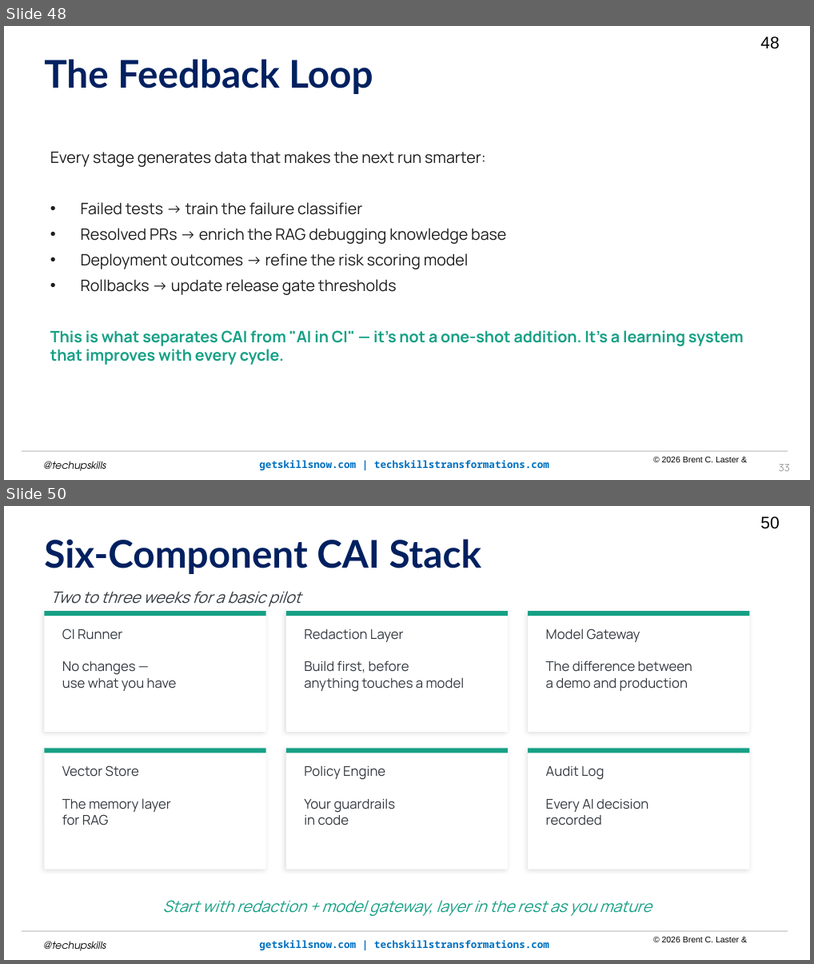
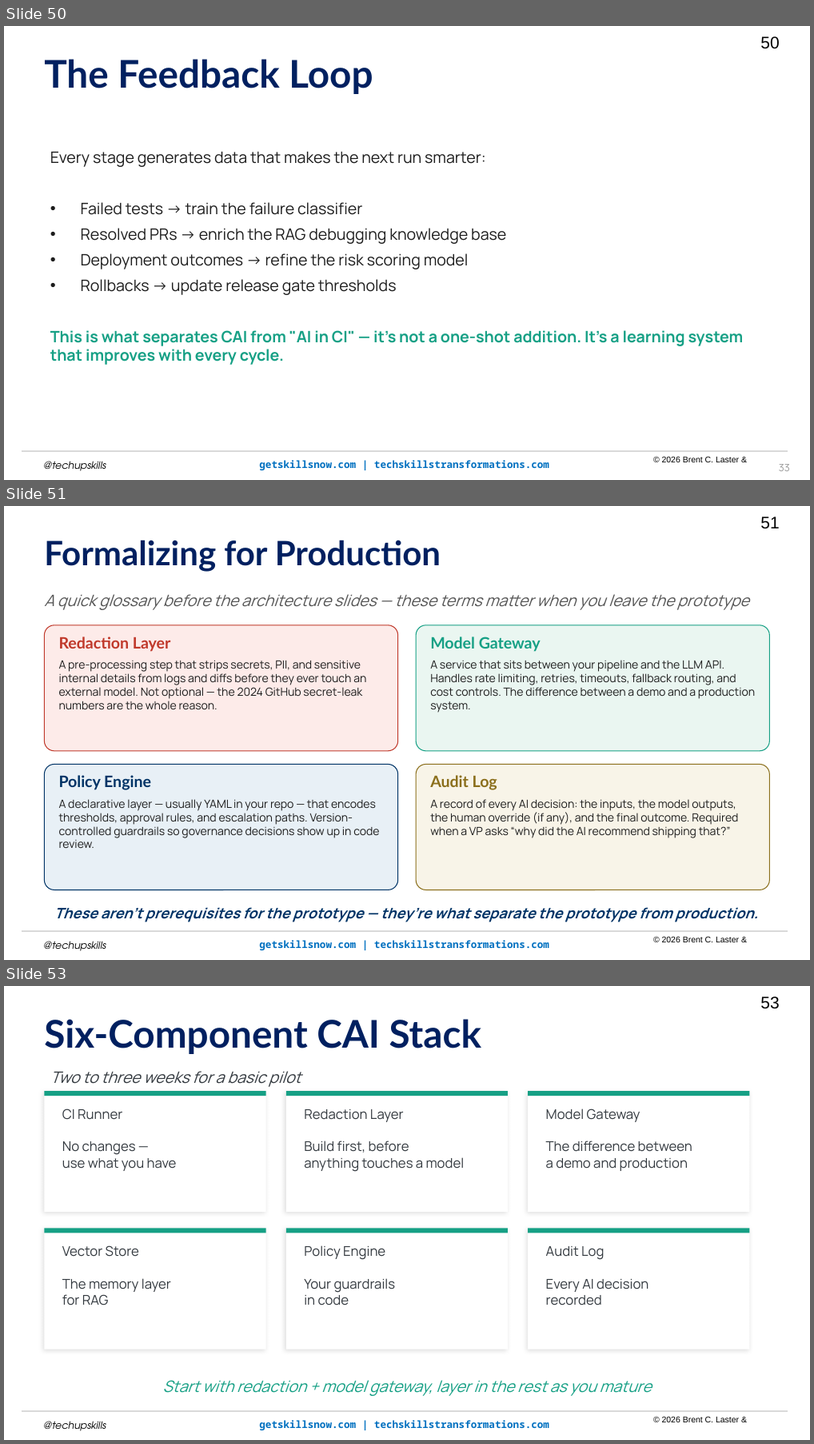
Before and after one commit to brentlaster/arc-of-ai-talks, a slide deck: cai/cicd-cai.pptm. Shown one above the other, each under a label of ours: slides 48 and 50 before the commit, slides 50, 51 and 53 after it; the slides between them are not shown. The pictures are 814x964 and 814x1444 pixels, drawn with LibreOffice and Linux fonts; fonts in the diff are those of the drawing; background and template pictures are left out. Boxes give left, top, right and bottom in pixels: in the first picture for what was removed or moved away, otherwise in the second. Text is boxed around its words. In the diff, an @@ line names an element or a change of style, - is before the commit and + after.

```diff
--- a/cai/cicd-cai.pptm
+++ b/cai/cicd-cai.pptm
@@ slide 51 added at (x1=4, y1=506, x2=810, y2=960), background picture (left out); not listed: 5 template elements that a slide beside it also shows @@
@@ text added at (x1=44, y1=540, x2=441, y2=572), 40 pt, text #002060, bold @@
+Formalizing for Production
@@ text added at (x1=44, y1=594, x2=750, y2=610), 18.7 pt, text #555555, italic @@
+A quick glossary before the architecture slides — these terms matter when you leave the prototype
@@ rounded rectangle added at (x1=45, y1=625, x2=398, y2=751), fill #FDEBE9, outline #C0392B 1 pt @@
@@ rounded rectangle added at (x1=416, y1=625, x2=770, y2=751), fill #EAF6F1, outline #16A085 1 pt @@
@@ text added at (x1=59, y1=636, x2=366, y2=710), 13.3 pt, text #1D1D1D @@
+Redaction Layer
+A pre-processing step that strips secrets, PII, and sensitive internal details from logs and diffs before they ever touch an external model. Not optional — the 2024 GitHub secret-leak numbers are the whole reason.
@@ text added at (x1=430, y1=636, x2=755, y2=712), 13.3 pt, text #1D1D1D @@
+Model Gateway
+A service that sits between your pipeline and the LLM API. Handles rate limiting, retries, timeouts, fallback routing, and cost controls. The difference between a demo and a production system.
@@ rounded rectangle added at (x1=45, y1=764, x2=398, y2=890), fill #E8F0F6, outline #003366 1 pt @@
@@ rounded rectangle added at (x1=416, y1=764, x2=770, y2=890), fill #F8F4E8, outline #8B6F1C 1 pt @@
@@ text added at (x1=59, y1=775, x2=379, y2=848), 13.3 pt, text #1D1D1D @@
+Policy Engine
+A declarative layer — usually YAML in your repo — that encodes thresholds, approval rules, and escalation paths. Version-controlled guardrails so governance decisions show up in code review.
@@ text added at (x1=430, y1=775, x2=738, y2=838), 13.3 pt, text #1D1D1D @@
+Audit Log
+A record of every AI decision: the inputs, the model outputs, the human override (if any), and the final outcome. Required when a VP asks “why did the AI recommend shipping that?”
@@ text added at (x1=54, y1=907, x2=758, y2=922), 17.3 pt, text #003366, bold, italic @@
+These aren’t prerequisites for the prototype — they’re what separate the prototype from production.
@@ what was slide 48 is now slide 50 @@
@@ page number at (x1=761, y1=36, x2=779, y2=49): text changed @@
-48
+50
@@ what was slide 50 is now slide 53 @@
@@ page number at (x1=761, y1=996, x2=779, y2=1009): text changed @@
-50
+53
```
Also in this commit, not shown: 5 slides changed, 3 other slides added, 3 slides removed, 1 other file.
